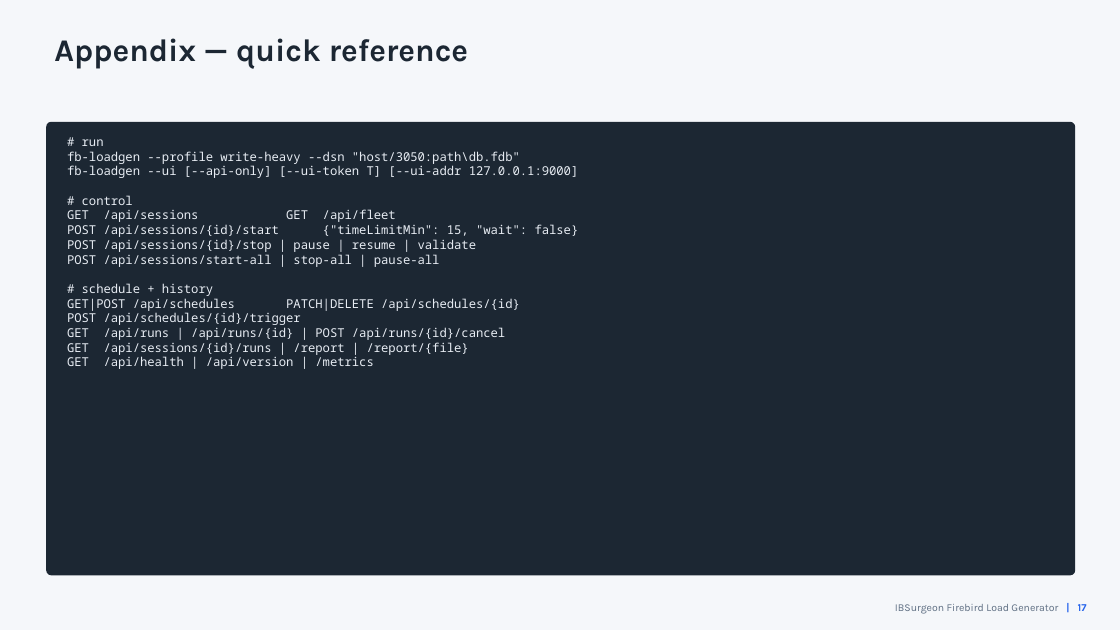
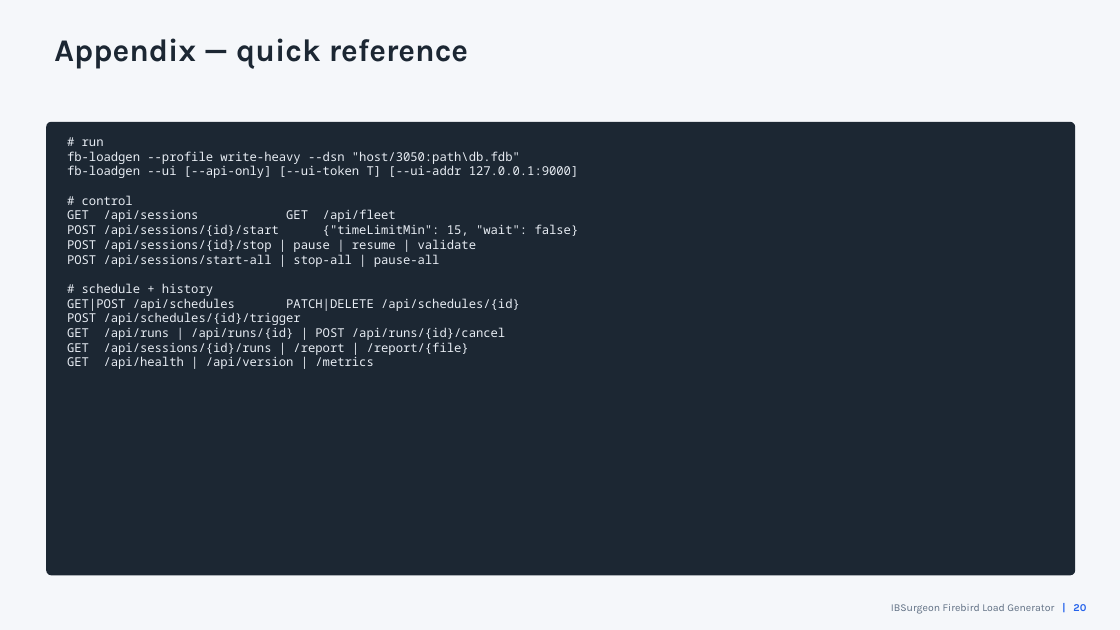
Before and after one commit to alexeykovyazin/firebirdgotester, a slide deck: slide 20 of IBSurgeon_LoadGenerator.pptx (slide 17 before the commit). Drawn at 1120x630 pixels with LibreOffice and Linux fonts; fonts in the diff are those of the drawing. Boxes give left, top, right and bottom in pixels: in the first picture for what was removed or moved away, otherwise in the second. Text is boxed around its words. In the diff, an @@ line names an element or a change of style, - is before the commit and + after.

```diff
--- a/IBSurgeon_LoadGenerator.pptx
+++ b/IBSurgeon_LoadGenerator.pptx
@@ text at bbox=[891, 604, 1086, 614]: text changed @@
-IBSurgeon Firebird Load Generator | 17
+IBSurgeon Firebird Load Generator | 20
```
Also in this commit, not shown: 3 other slides changed, 3 slides added, 22 other files.
